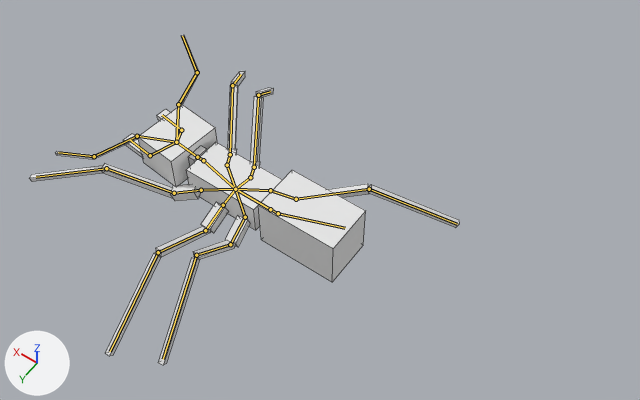
What one commit did to the Blender file models/ant_worker.blend.
One viewpoint serves both versions: a camera (50 mm lens) standing at (-8.03, 8.27, 15.08) and looking at (-1.35, -1.08, 0.38). Lighting does not change. The marker at lower left points along +X, +Y and +Z. Both versions are drawn at frame 100 of the action 'ArmatureAction'; the numbers are the values there. The bones that bend it are drawn over the model as lines. Mesh edges are drawn as thin lines.
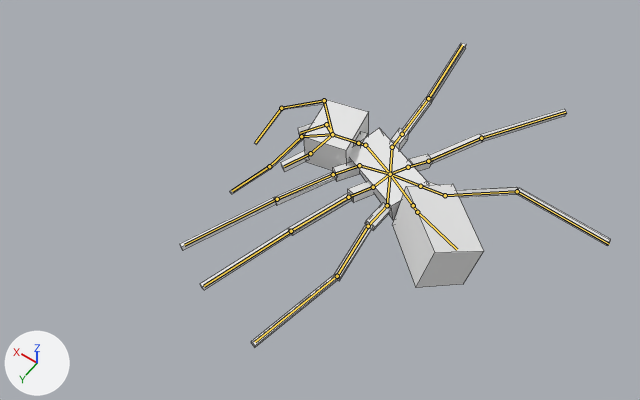
Changed parts and their boxes [x1, y1, x2, y2] in the pictures (640 x 400 px):
'Cube', posed (8% shorter): before [29, 35, 459, 365]; after [180, 43, 611, 347]
bone 'Bone', root to tip: before (270, 209) to (235, 189); after (413, 205) to (390, 174)
bone 'Bone.003', root to tip: before (235, 189) to (203, 160); after (390, 174) to (365, 145)
bone 'Bone.004', root to tip: before (203, 160) to (197, 157); after (365, 145) to (358, 143)
bone 'Bone.005', root to tip: before (197, 157) to (176, 142); after (358, 143) to (332, 134)
bone 'Bone.014', root to tip: before (137, 136) to (94, 156); after (301, 136) to (269, 166)
bone 'Bone.015', root to tip: before (94, 156) to (58, 152); after (269, 166) to (232, 191)
bone 'Bone.013', root to tip: before (150, 155) to (129, 139); after (310, 153) to (284, 166)
bone 'Bone.012', root to tip: before (181, 130) to (162, 115); after (326, 124) to (300, 133)
bone 'Bone.016', root to tip: before (178, 104) to (197, 72); after (324, 100) to (281, 108)
bone 'Bone.025', root to tip: before (245, 217) to (230, 244); after (387, 205) to (368, 226)
bone 'Bone.029', root to tip: before (230, 244) to (196, 255); after (368, 226) to (337, 276)
bone 'Bone.033', root to tip: before (196, 255) to (163, 359); after (337, 276) to (255, 342)
bone 'Bone.026', root to tip: before (223, 205) to (205, 230); after (373, 187) to (348, 197)
bone 'Bone.030', root to tip: before (205, 230) to (158, 252); after (348, 197) to (291, 231)
bone 'Bone.034', root to tip: before (158, 252) to (110, 351); after (291, 231) to (204, 286)
bone 'Bone.027', root to tip: before (201, 190) to (174, 193); after (359, 165) to (333, 174)
bone 'Bone.031', root to tip: before (174, 193) to (106, 168); after (333, 174) to (277, 199)
bone 'Bone.035', root to tip: before (106, 168) to (36, 177); after (277, 199) to (184, 245)
bone 'Bone.037', root to tip: before (270, 190) to (296, 199); after (420, 186) to (445, 195)
bone 'Bone.040', root to tip: before (296, 199) to (369, 189); after (445, 195) to (517, 191)
bone 'Bone.043', root to tip: before (369, 189) to (457, 224); after (517, 191) to (609, 244)
bone 'Bone.038', root to tip: before (250, 177) to (254, 167); after (408, 167) to (428, 161)
bone 'Bone.041', root to tip: before (254, 167) to (258, 95); after (428, 161) to (481, 138)
bone 'Bone.044', root to tip: before (258, 95) to (270, 91); after (481, 138) to (565, 112)
bone 'Bone.042', root to tip: before (230, 154) to (232, 85); after (402, 134) to (428, 98)
bone 'Bone.045', root to tip: before (232, 85) to (241, 74); after (428, 98) to (462, 45)
bone 'Bone.001', root to tip: before (270, 209) to (278, 213); after (413, 205) to (417, 212)
bone 'Bone.002', root to tip: before (278, 213) to (345, 228); after (417, 212) to (457, 249)

The edits, one by one:
Bone 'Bone' (bone_bone) moves from (-0.99, 0.01, 0.0) to (-0.34, -2.06, 2.22).
Bone 'Bone' (bone_bone) turns from (0, 0, 0) to (25, -14, 0) degrees about its own x, y and z.
Bone 'Bone.003' (bone_bone_003) turns from (0, 0, 0) to (-15, -4, 7) degrees about its own x, y and z.
Bone 'Bone.004' (bone_bone_004) turns from (0, 0, 0) to (17, 10, 36) degrees about its own x, y and z.
Bone 'Bone.005' (bone_bone_005) turns from (0, 0, -6) to (0, 0, 0) degrees about its own x, y and z.
Bone 'Bone.014' (bone_bone_014) turns from (-11, 15, 66) to (-17, -3, 67) degrees about its own x, y and z.
Bone 'Bone.015' (bone_bone_015) turns from (0, 0, -50) to (-10, 19, -22) degrees about its own x, y and z.
Bone 'Bone.013' (bone_bone_013) turns from (0, 0, 0) to (-19, 22, 36) degrees about its own x, y and z.
Bone 'Bone.012' (bone_bone_012) turns from (0, 0, 0) to (-16, 16, 29) degrees about its own x, y and z.
Bone 'Bone.016' (bone_bone_016) turns from (3, 18, -67) to (-13, -50, 38) degrees about its own x, y and z.
Bone 'Bone.025' (bone_bone_025) turns from (-21, 0, 8) to (3, -14, 18) degrees about its own x, y and z.
Bone 'Bone.029' (bone_bone_029) turns from (64, 0, 0) to (17, -1, 11) degrees about its own x, y and z.
Bone 'Bone.033' (bone_bone_033) turns from (-90, 0, 0) to (-11, 2, -19) degrees about its own x, y and z.
Bone 'Bone.026' (bone_bone_026) turns from (-22, 0, 0) to (19, 17, 6) degrees about its own x, y and z.
Bone 'Bone.030' (bone_bone_030) turns from (51, 0, 0) to (-13, -28, 6) degrees about its own x, y and z.
Bone 'Bone.034' (bone_bone_034) turns from (-69, 0, 0) to (2, 32, 3) degrees about its own x, y and z.
Bone 'Bone.027' (bone_bone_027) turns from (-19, 0, -63) to (11, 9, -6) degrees about its own x, y and z.
Bone 'Bone.031' (bone_bone_031) turns from (38, 5, 1) to (8, -25, 9) degrees about its own x, y and z.
Bone 'Bone.035' (bone_bone_035) turns from (-47, -9, -5) to (-23, 32, -14) degrees about its own x, y and z.
Bone 'Bone.037' (bone_bone_037) turns from (-28, -1, -55) to (-27, -2, -43) degrees about its own x, y and z.
Bone 'Bone.040' (bone_bone_040) turns from (43, 4, 1) to (41, -55, -20) degrees about its own x, y and z.
Bone 'Bone.043' (bone_bone_043) turns from (-44, -8, 3) to (-31, -18, -18) degrees about its own x, y and z.
Bone 'Bone.038' (bone_bone_038) turns from (-28, 1, 31) to (-29, 0, 1) degrees about its own x, y and z.
Bone 'Bone.041' (bone_bone_041) turns from (66, -6, -9) to (10, -20, -2) degrees about its own x, y and z.
Bone 'Bone.044' (bone_bone_044) turns from (-82, 11, -8) to (5, 31, -11) degrees about its own x, y and z.
Bone 'Bone.042' (bone_bone_042) turns from (56, 0, 0) to (5, 8, -1) degrees about its own x, y and z.
Bone 'Bone.045' (bone_bone_045) turns from (-67, 0, 0) to (7, -11, 0) degrees about its own x, y and z.
Bone 'Bone.001' (bone_bone_001) moves from (0.0, 0.0, 0.99) to (-2.22, 2.06, 0.33).
Bone 'Bone.001' (bone_bone_001) turns from (0, 0, 0) to (-6, 12, -26) degrees about its own x, y and z.
Bone 'Bone.002' (bone_bone_002) turns from (0, 0, 0) to (7, -31, -5) degrees about its own x, y and z.
